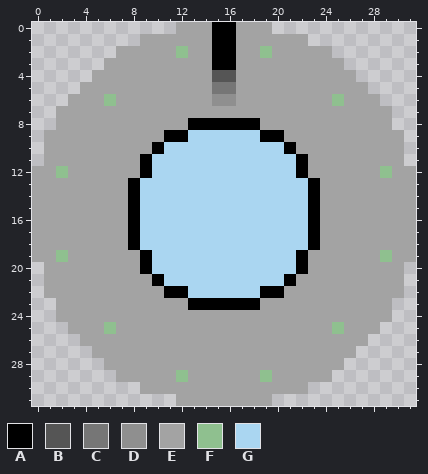
One commit to this pixel-art sprite: OpenGLApp/OpenGLApp/resources/textures/spaceship.png. This is how it looked before the edit.
The file is 32x32 pixels.
Palette (. is transparent): A #000000  B #555555  C #767676  D #8f8f8f  E #a3a3a3  F #8fc08f  G #aad6f1
Once edited:
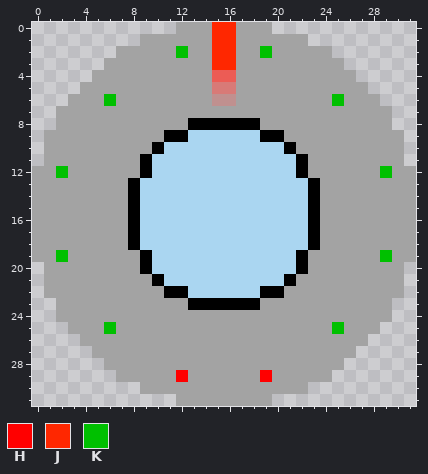
Colours new in this view: H #ff0000  J #ff2700  K #00c000
The author wrote: Improved spaceship texture - The cannon is now red to avoid it blending with the background - The lights on the border of the UFO are now more visible
Change:
Colour B changes from #555555 to #ec5c55.
Colour C changes from #767676 to #d87a77.
Colour D changes from #8f8f8f to #c0908f.
Colour H replaces colour F in row 29 at x 12 and 19.
Colour J replaces colour A in rows 0 to 3 at x 15 to 16.
Colour K replaces colour F in row 2 at x 12 and 19; in row 6 at x 6 and 25; in row 12 at x 2 and 29; in row 19 at x 2 and 29; in row 25 at x 6 and 25.
